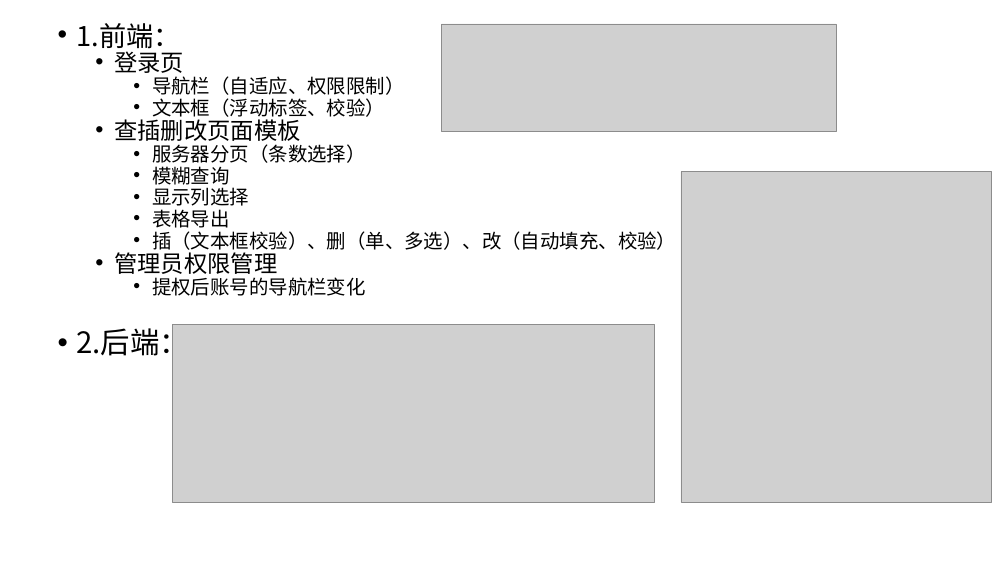
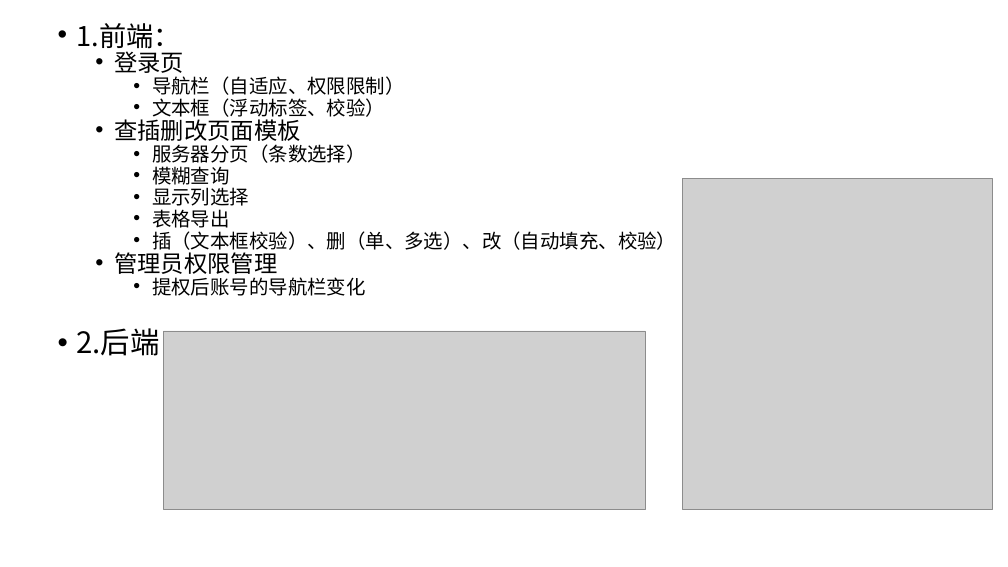
Before and after one commit to TTopoo/Management-information-system-for-students-major-learning, a slide deck: slide 8 of 公共部分+石京儒部分.pptx (slide 7 before the commit). Drawn at 1008x567 pixels with LibreOffice and Linux fonts; fonts in the diff are those of the drawing; grey boxes stand for pictures. Boxes give left, top, right and bottom in pixels: in the first picture for what was removed or moved away, otherwise in the second. Text is boxed around its words. In the diff, an @@ line names an element or a change of style, - is before the commit and + after.

```diff
--- a/公共部分+石京儒部分.pptx
+++ b/公共部分+石京儒部分.pptx
@@ picture removed at (x1=442, y1=24, x2=836, y2=132) @@
@@ picture moved from (x1=681, y1=172, x2=991, y2=502) to (x1=683, y1=178, x2=993, y2=509) @@
@@ text "2.后端：" rewrapped from (x1=77, y1=324, x2=190, y2=361) to (x1=77, y1=328, x2=190, y2=361) @@
@@ picture moved from (x1=173, y1=324, x2=655, y2=503) to (x1=163, y1=331, x2=645, y2=510) @@
```
Also in this commit, not shown: 2 other slides changed, 1 slide added, 4 other files.
